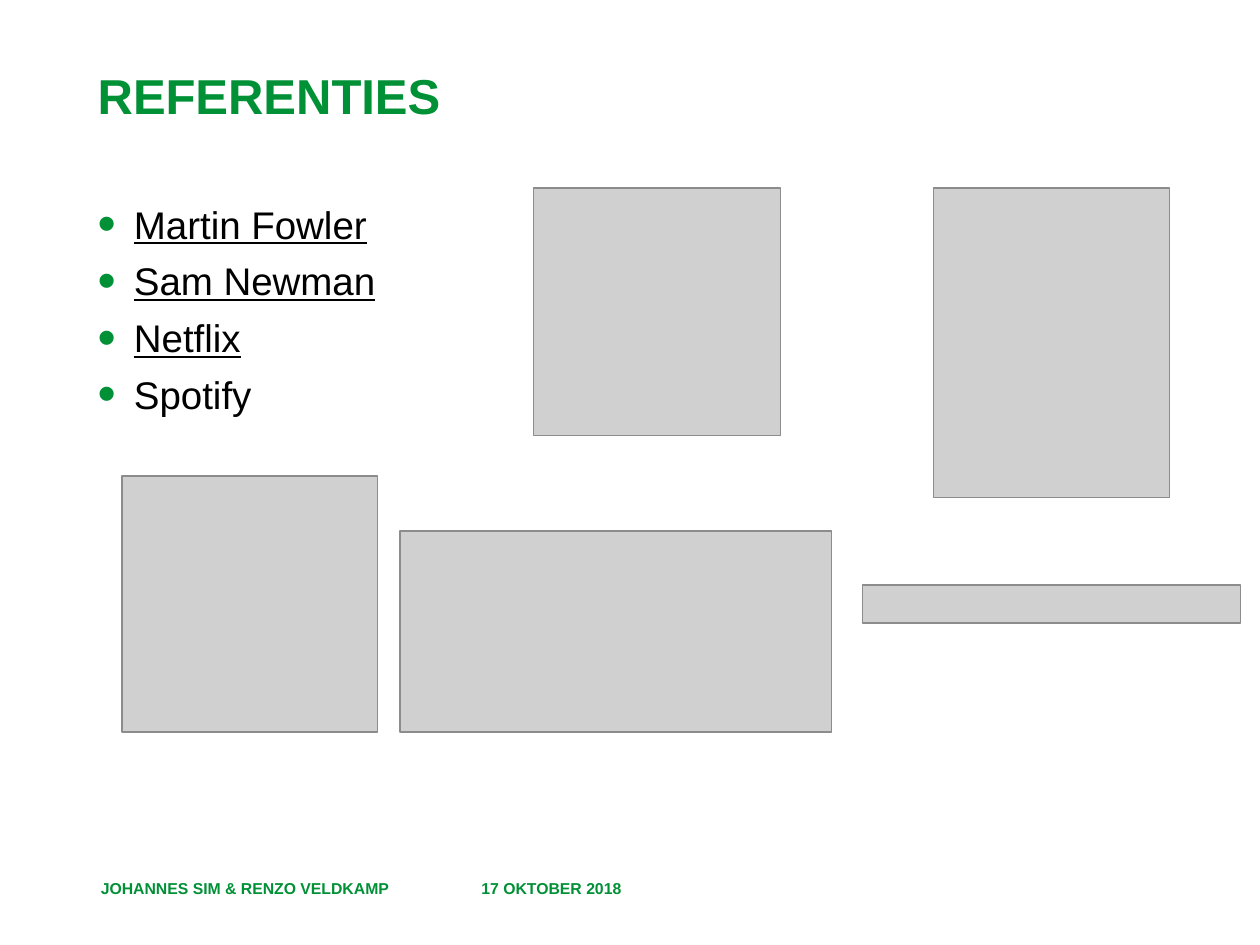
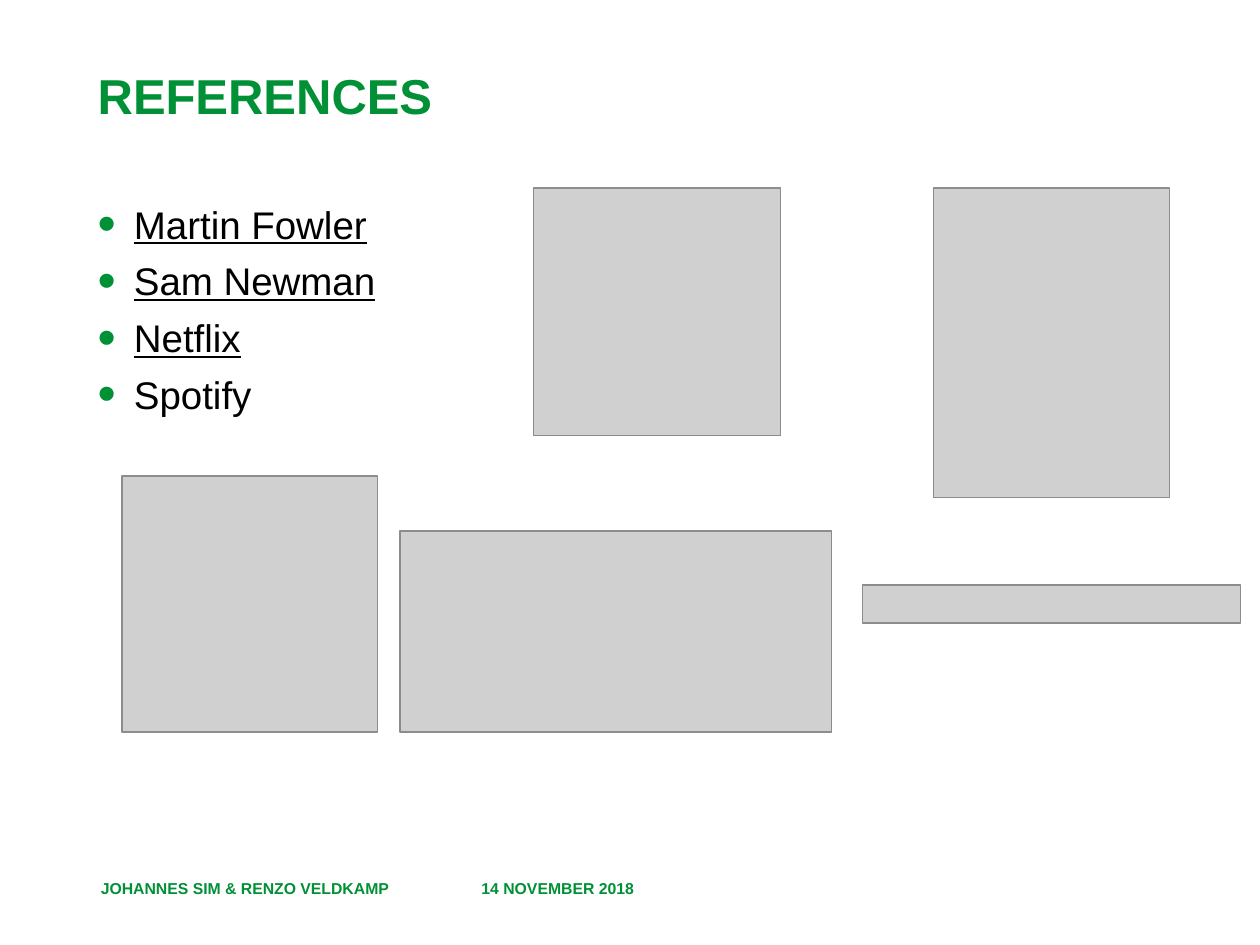
Before and after one commit to RenzoVeldkamp/MicroContainer, a slide deck: slide 7 of Presentatie/Microservices 103.pptx (slide 6 before the commit). Drawn at 1260x945 pixels with LibreOffice and Linux fonts; fonts in the diff are those of the drawing; grey boxes stand for pictures; background and template pictures are left out. Boxes give left, top, right and bottom in pixels: in the first picture for what was removed or moved away, otherwise in the second. Text is boxed around its words. In the diff, an @@ line names an element or a change of style, - is before the commit and + after.

```diff
--- a/Presentatie/Microservices 103.pptx
+++ b/Presentatie/Microservices 103.pptx
@@ title at <box>98,79,432,115</box>: text changed @@
-REFERENTIES
+REFERENCES
@@ text at <box>481,883,634,894</box>: text changed @@
-17 OKTOBER 2018
+14 NOVEMBER 2018
```
Also in this commit, not shown: 5 other slides changed, 1 slide added, 25 other files.
